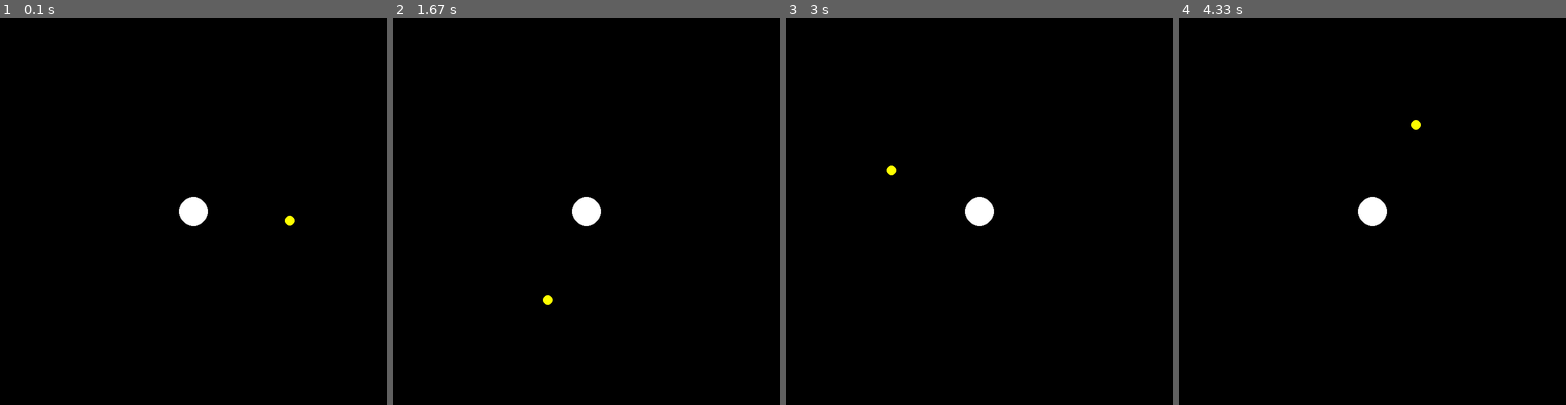
Above: before the commit, frames 1-4 (left to right).
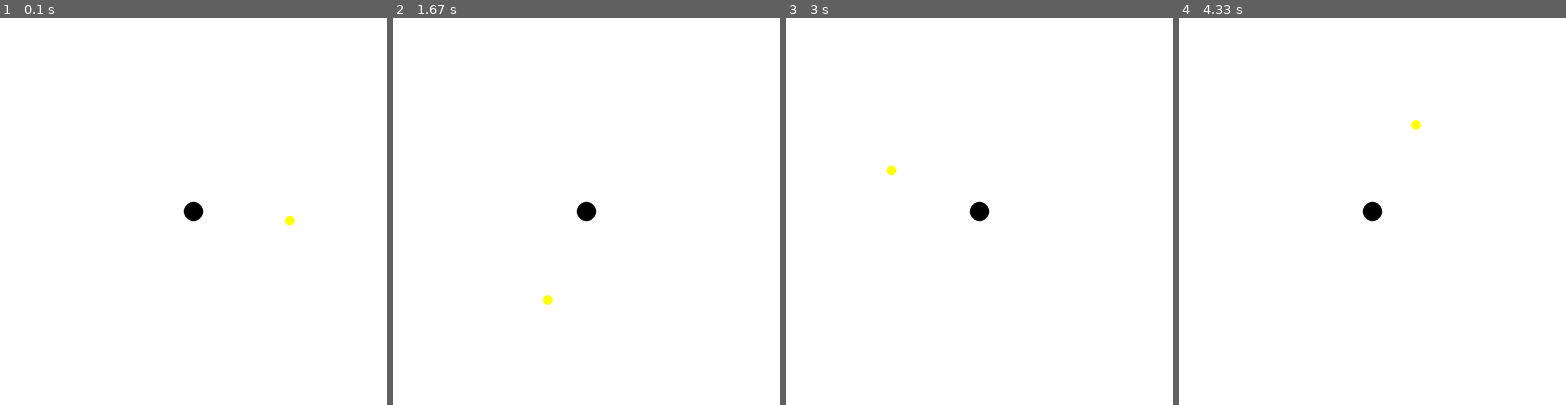
Above: after the commit, the same moments.

Repository: Sujal-Gaha/learn-python
Game: pygame game, started from blackhole_two_dimensional.py
Same seed, same stepped clock (60 frames per second), same inputs: the game is played once before the commit and once after it.
Inputs:
- Up to frame 1 (0.1 s): no input
- Up to frame 2 (1.67 s): no input
- Up to frame 3 (3 s): no input
- Up to frame 4 (4.33 s): no input

The runs differ from the first frame. In frame 1, 100% of the frame differs, in the area x 0-100%, y 0-100%; in frame 2, 100%; in frame 3, 100%; in frame 4, 100%.

Commit message:
added a way for creating the blackhole instance

Diff:
--- a/blackhole_two_dimensional.py
+++ b/blackhole_two_dimensional.py
@@ -1,22 +1,25 @@
 import pygame
 import numpy as np
 
-
 WIDTH, HEIGHT = 800, 800
 
-# Colors
 BLACK = (0, 0, 0)
 WHITE = (255, 255, 255)
 YELLOW = (255, 255, 0)
 RED = (255, 0, 0)
 
-# Black Hole properties
-bh_x, bh_y = WIDTH // 2, HEIGHT // 2
-bh_radius = 30
-
 pygame.init()
 screen = pygame.display.set_mode((WIDTH, HEIGHT))
 clock = pygame.time.Clock()
+
+class BlackHole:
+    def __init__(self, bh_x, bh_y, bh_radius):
+        self.x = bh_x;
+        self.y = bh_y;
+        self.radius = bh_radius;
+
+    def draw(self):
+        pygame.draw.circle(screen, BLACK, (self.x, self.y), self.radius)
 
 class CelestialBody:
     def __init__(self, color, orbit_radius, speed, size):
@@ -31,19 +34,21 @@
         self.y = int(center_y + self.orbit_radius * np.sin(self.angle))
         self.angle += self.speed
 
-    def draw(self, surface):
-        pygame.draw.circle(surface, self.color, (self.x, self.y), self.size)
+    def draw(self):
+        pygame.draw.circle(screen, self.color, (self.x, self.y), self.size)
+
+blackhole = BlackHole(WIDTH // 2, HEIGHT // 2, 20)
 
 planet = CelestialBody(YELLOW, orbit_radius=200, speed=0.02, size=10)
 
 running = True
 while running:
-    screen.fill(BLACK)
+    screen.fill(WHITE)
 
-    pygame.draw.circle(screen, WHITE, (bh_x, bh_y), bh_radius)
+    blackhole.draw()
 
-    planet.update_position(bh_x, bh_y)
-    planet.draw(screen)
+    planet.update_position(blackhole.x, blackhole.y)
+    planet.draw()
 
     for event in pygame.event.get():
         if event.type == pygame.QUIT:
